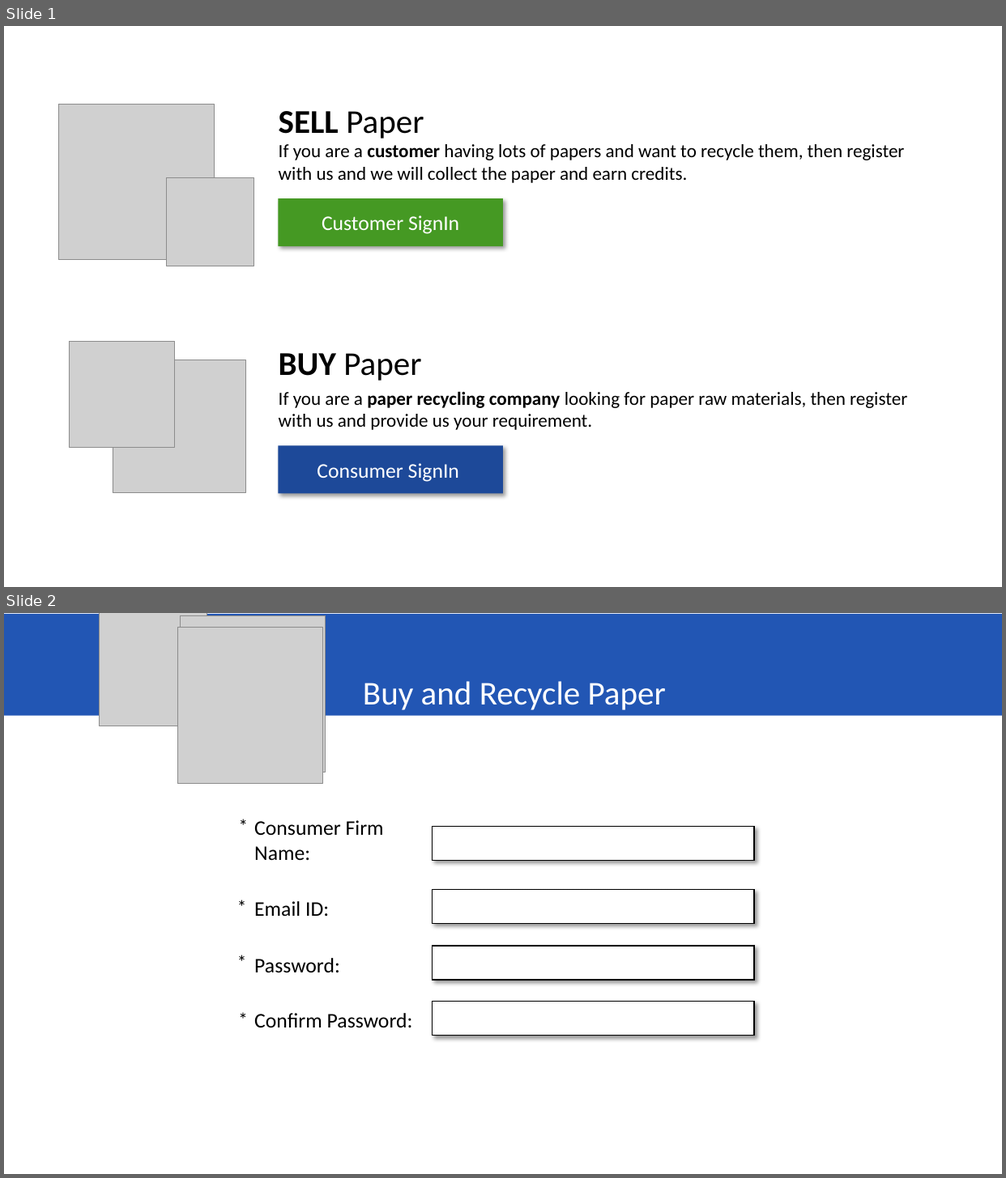
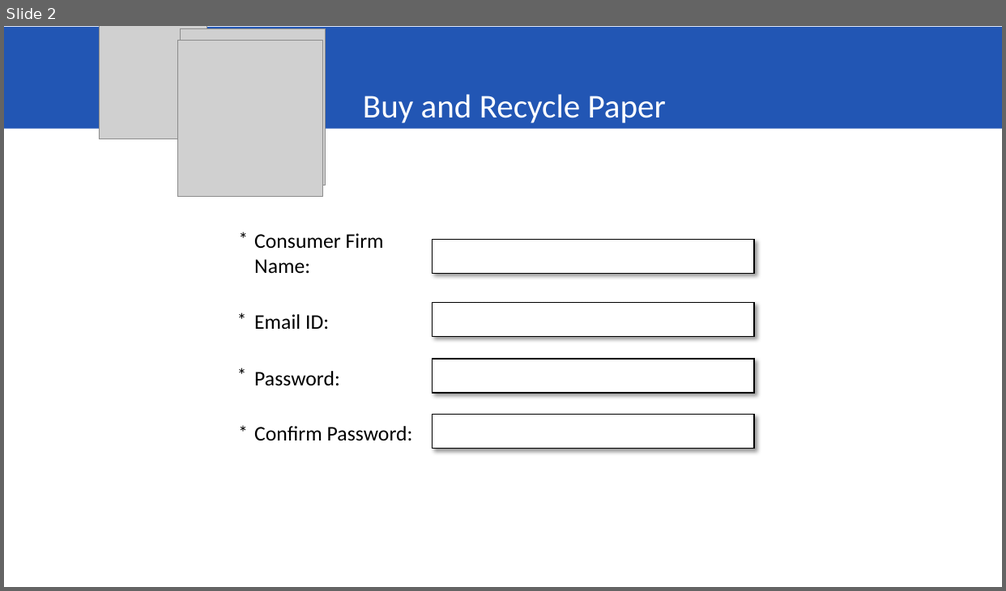
Before and after one commit to Rahul29111993/SATVA, a slide deck: Angular/assets/Satva-BuyPaper.pptx. Shown one above the other, each under a label of ours: slides 1 and 2 before the commit, slide 2 after it. The pictures are 1006x1178 and 1006x591 pixels, drawn with LibreOffice and Linux fonts; fonts in the diff are those of the drawing; grey boxes stand for pictures. Boxes give left, top, right and bottom in pixels: in the first picture for what was removed or moved away, otherwise in the second. Text is boxed around its words. In the diff, an @@ line names an element or a change of style, - is before the commit and + after.

```diff
--- a/Angular/assets/Satva-BuyPaper.pptx
+++ b/Angular/assets/Satva-BuyPaper.pptx
@@ slide 1 removed at bbox=[4, 26, 1002, 587], background #FFFFFF @@
@@ picture removed at bbox=[58, 105, 215, 260] @@
@@ text removed at bbox=[279, 111, 424, 139] @@
-SELL Paper
@@ text removed at bbox=[279, 144, 904, 183] @@
-If you are a customer having lots of papers and want to recycle them, then register with us and we will collect the paper and earn credits.
@@ picture removed at bbox=[166, 178, 254, 267] @@
@@ rectangle removed at bbox=[278, 199, 503, 247] @@
-Customer SignIn
@@ picture removed at bbox=[69, 342, 175, 447] @@
@@ picture removed at bbox=[113, 361, 246, 494] @@
@@ text removed at bbox=[279, 353, 421, 381] @@
-BUY Paper
@@ text removed at bbox=[279, 391, 907, 430] @@
-If you are a paper recycling company looking for paper raw materials, then register with us and provide us your requirement.
@@ rectangle removed at bbox=[278, 446, 503, 494] @@
-Consumer SignIn
```
Also in this commit, not shown: 9 slides changed, 34 other files.
